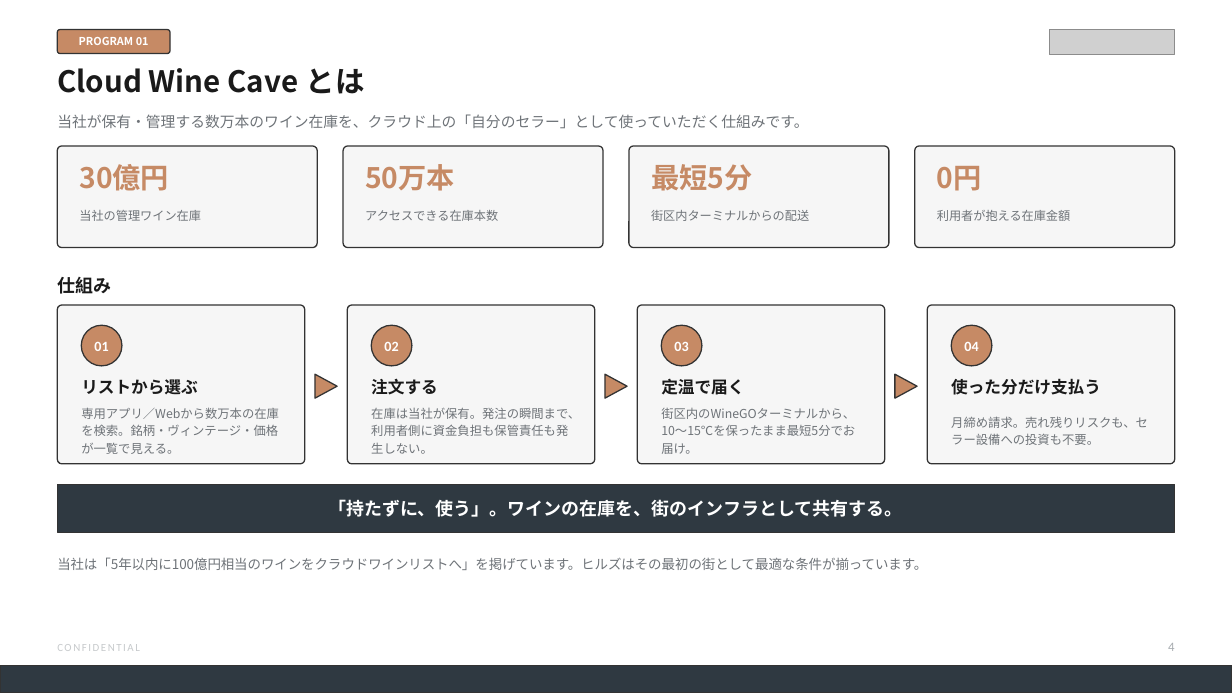
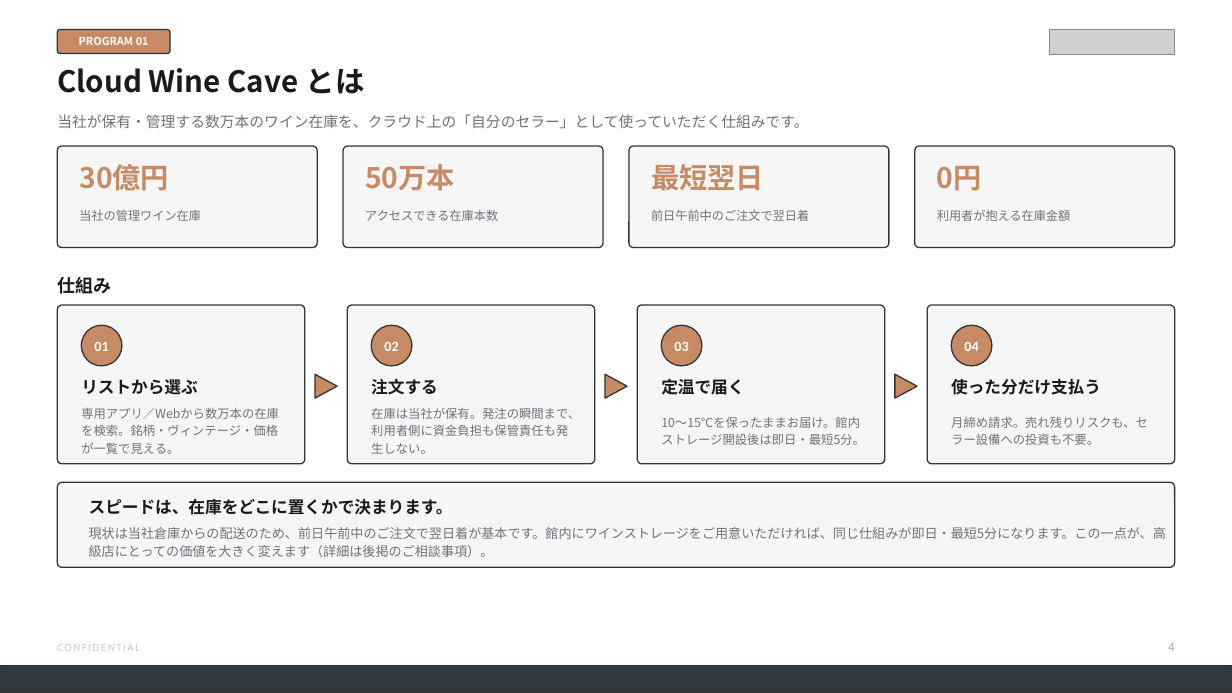
Before and after one commit to nakano-winebank/wine-auction, a slide deck: slide 5 of docs/proposals/森ビル様_業務提携ご提案_WineBank_20260810.pptx. Drawn at 1232x693 pixels with LibreOffice and Linux fonts; fonts in the diff are those of the drawing; grey boxes stand for pictures. Boxes give left, top, right and bottom in pixels: in the first picture for what was removed or moved away, otherwise in the second. Text is boxed around its words. In the diff, an @@ line names an element or a change of style, - is before the commit and + after.

```diff
--- a/docs/proposals/森ビル様_業務提携ご提案_WineBank_20260810.pptx
+++ b/docs/proposals/森ビル様_業務提携ご提案_WineBank_20260810.pptx
@@ text at box(651, 164, 764, 191): text changed @@
-最短5分
+最短翌日
@@ text at box(651, 210, 809, 221): text changed @@
-街区内ターミナルからの配送
+前日午前中のご注文で翌日着
@@ text at box(661, 417, 865, 445): text changed @@
-街区内のWineGOターミナルから、10〜15℃を保ったまま最短5分でお届け。
+10〜15℃を保ったままお届け。館内ストレージ開設後は即日・最短5分。
@@ rounded rectangle: place and size @@
-rounded rectangle at box(57, 484, 1175, 532)
+rounded rectangle at box(57, 482, 1175, 567)
@@ rounded rectangle at box(57, 482, 1175, 567): rectangle to rounded rectangle; fill #2F3941 to #F6F6F6 @@
@@ text at box(89, 498, 453, 515): text changed; size 14 to 13 pt; text colour #FFFFFF to #1A1A1A @@
-「持たずに、使う」。ワインの在庫を、街のインフラとして共有する。
+スピードは、在庫をどこに置くかで決まります。
@@ text at box(89, 527, 1166, 557): text changed; size 10.5 to 10.2 pt @@
-当社は「5年以内に100億円相当のワインをクラウドワインリストへ」を掲げています。ヒルズはその最初の街として最適な条件が揃っています。
+現状は当社倉庫からの配送のため、前日午前中のご注文で翌日着が基本です。館内にワインストレージをご用意いただければ、同じ仕組みが即日・最短5分になります。この一点が、高級店にとっての価値を大きく変えます（詳細は後掲のご相談事項）。
```
Also in this commit, not shown: 20 other slides changed, 5 slides added, 2 other files.
